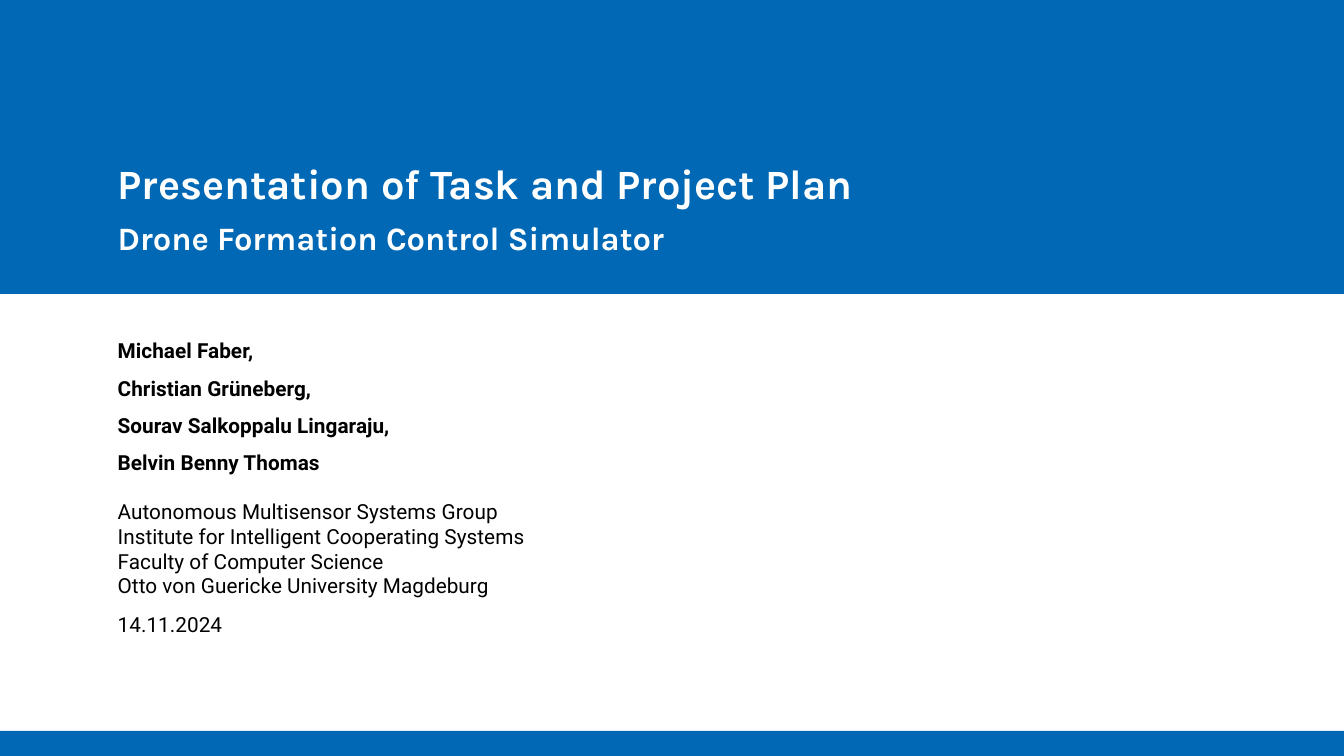
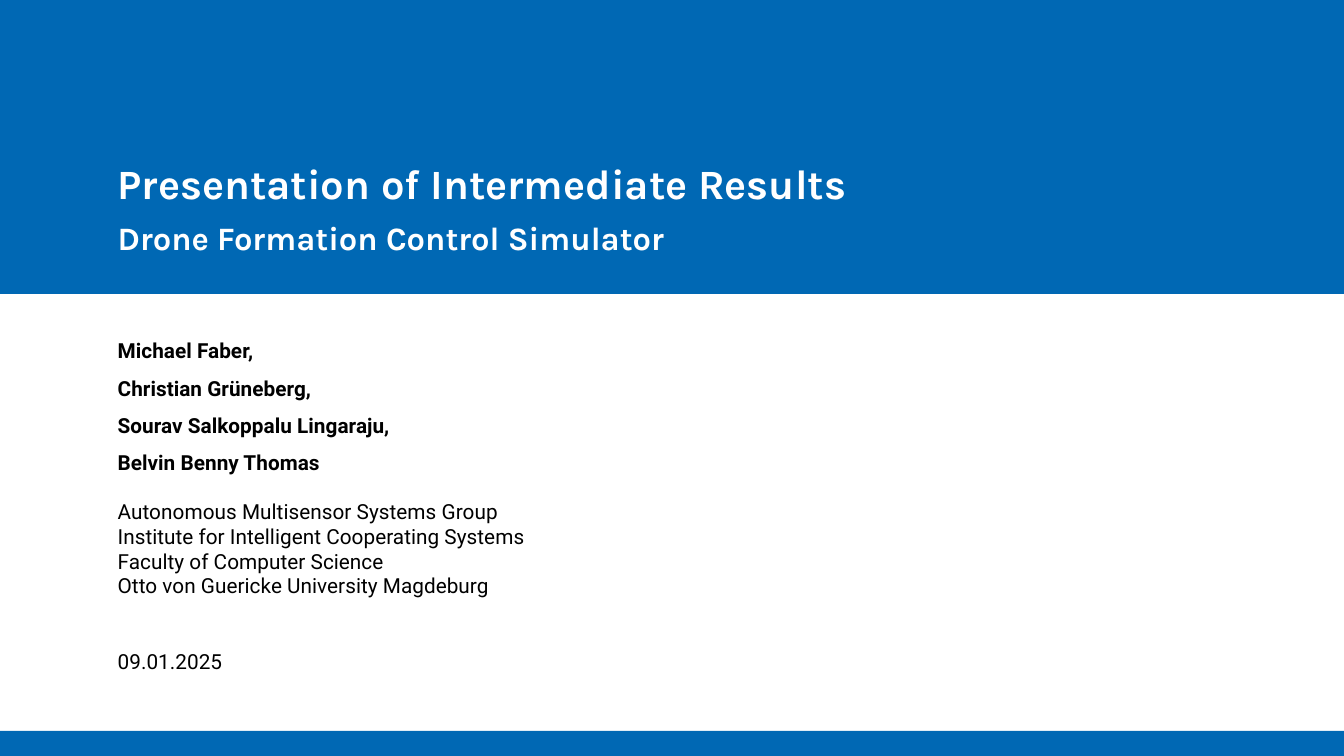
Before and after one commit to Belvin7/Drone_Project_personal-, a slide deck: slide 1 of AMS_Intermediate_Presentation.odp. Drawn at 1344x756 pixels with LibreOffice and Linux fonts; fonts in the diff are those of the drawing; background and template pictures are left out. Boxes give left, top, right and bottom in pixels: in the first picture for what was removed or moved away, otherwise in the second. Text is boxed around its words. In the diff, an @@ line names an element or a change of style, - is before the commit and + after.

Commit message:
Updated Intermediate presentaion

```diff
--- a/AMS_Intermediate_Presentation.odp
+++ b/AMS_Intermediate_Presentation.odp
@@ title at bbox=[118, 169, 846, 200]: text changed @@
-Presentation of Task and Project Plan
+Presentation of Intermediate Results
@@ text removed at bbox=[118, 617, 222, 633] @@
-14.11.2024
@@ text added at bbox=[118, 654, 222, 670], 11.1 pt, text #000000 @@
+09.01.2025
```
Also in this commit, not shown: 3 other slides changed, 9 slides added, 2 slides removed, 1 other file.
